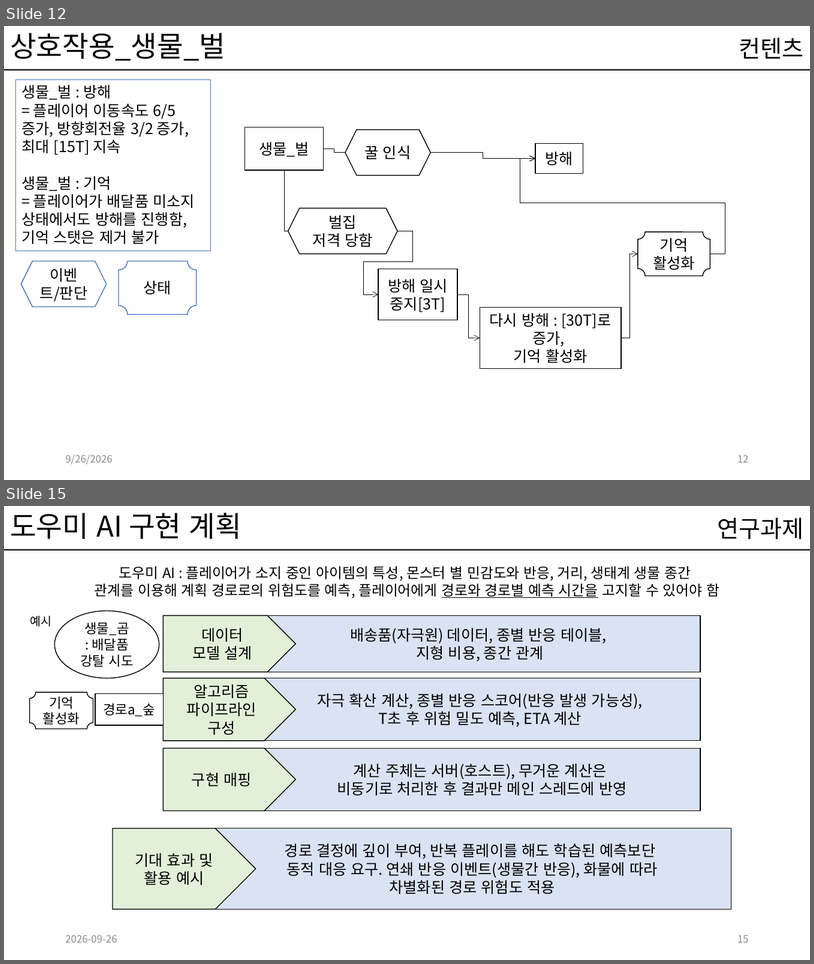
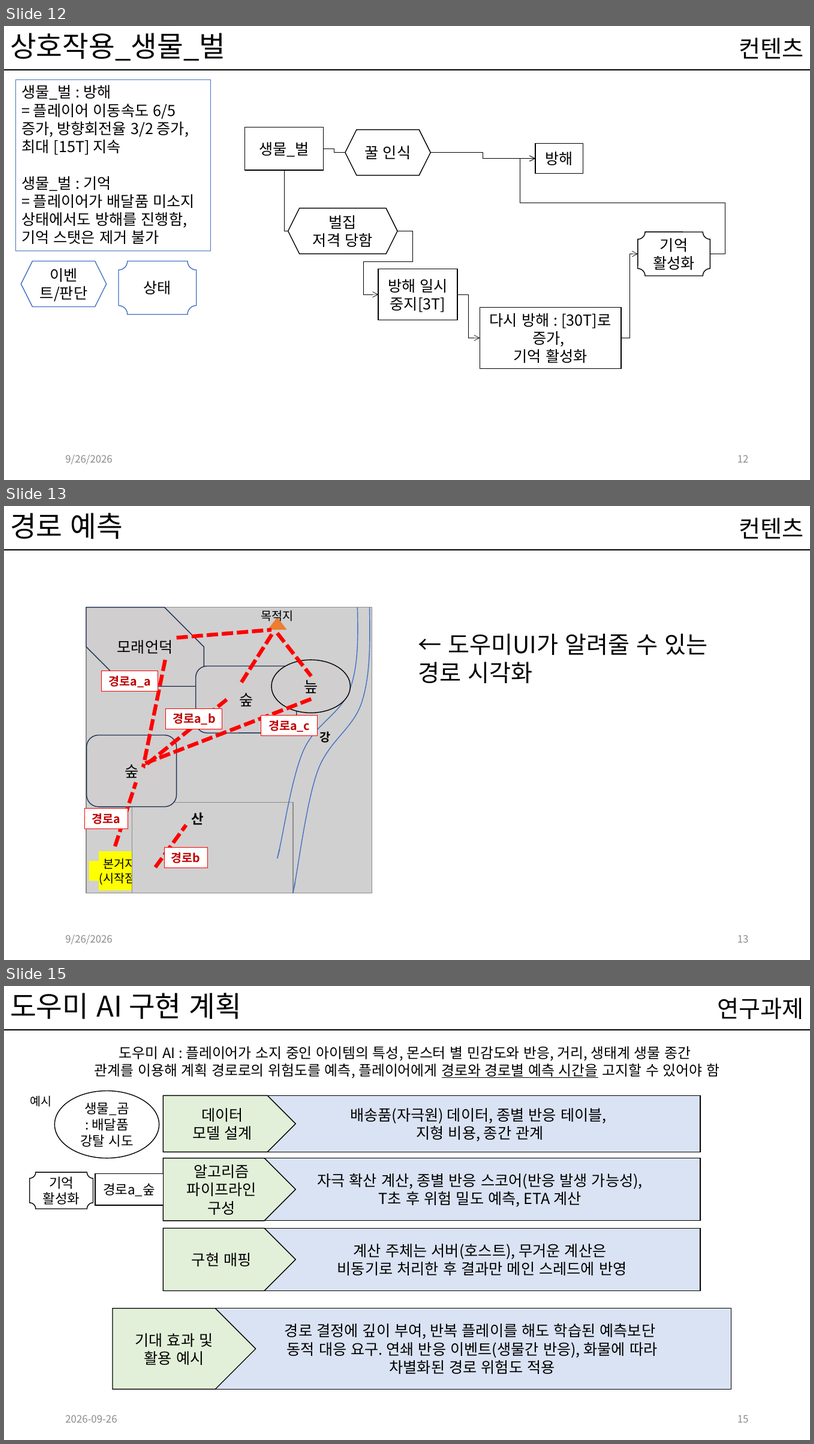
Before and after one commit to kwakyerin/2026_Graduation_Project, a slide deck: documents/HyunahKwon/design/designing/for_teammates/프로토타입_기획.pptx. Shown one above the other, each under a label of ours: slides 12 and 15 before the commit, slides 12, 13 and 15 after it; the slides between them are not shown. The pictures are 814x964 and 814x1444 pixels, drawn with LibreOffice and Linux fonts; fonts in the diff are those of the drawing; grey boxes stand for pictures. Boxes give left, top, right and bottom in pixels: in the first picture for what was removed or moved away, otherwise in the second. Text is boxed around its words. In the diff, an @@ line names an element or a change of style, - is before the commit and + after.

Commit message:
용어 정리, 플로우 가독성 향상, 재작성, 경로 표시

```diff
--- a/documents/HyunahKwon/design/designing/for_teammates/프로토타입_기획.pptx
+++ b/documents/HyunahKwon/design/designing/for_teammates/프로토타입_기획.pptx
@@ slide 13 added at (4,506,810,960), background #FFFFFF; not listed: 1 template element that a slide beside it also shows @@
@@ title added at (10,513,123,539), 34 pt, text #000000 @@
+경로 예측
@@ text added at (740,517,804,539), 28 pt, text #000000 @@
+컨텐츠
@@ picture added at (86,607,372,892) @@
@@ snip diag rect added at (86,607,204,686), fill #D0CECE, outline #1E3256 1 pt, 18 pt, text #000000 @@
+모래언덕
@@ text added at (261,610,294,624), 14 pt, text #000000 @@
+목적지
@@ freeform shape added at (278,607,358,859), outline #4472C4 1 pt @@
@@ freeform shape added at (293,607,370,893), outline #4472C4 1 pt @@
@@ line added from (176, 638) to (272, 630), #FF0000 4.5 pt dashed @@
@@ triangle added at (268,618,287,630), fill #ED7D31 @@
@@ line added from (272, 634) to (241, 683), #FF0000 4.5 pt dashed @@
@@ line added from (278, 633) to (311, 676), #FF0000 4.5 pt dashed @@
@@ text added at (418,633,708,683), 28 pt, text #000000 @@
+← 도우미UI가 알려줄 수 있는 경로 시각화
@@ line added from (165, 660) to (143, 767), #FF0000 4.5 pt dashed @@
@@ rounded rectangle added at (196,666,297,733), fill #D0CECE, outline #1E3256 1 pt, 18 pt, text #000000 @@
+숲
@@ ellipse added at (272,660,350,713), fill #D0CECE, outline #000000 1 pt, 18 pt, text #000000 @@
+늪
@@ rectangle added at (102,671,158,692), fill #FFFFFF, outline #FF0000 0.75 pt, 14 pt, text #C00000, bold @@
+경로a_a
@@ line added from (227, 700) to (143, 767), #FF0000 4.5 pt dashed @@
@@ line added from (311, 699) to (143, 764), #FF0000 4.5 pt dashed @@
@@ rectangle added at (166,709,222,729), fill #FFFFFF, outline #FF0000 0.75 pt, 14 pt, text #C00000, bold @@
+경로a_b
@@ rectangle added at (261,715,317,736), fill #FFFFFF, outline #FF0000 0.75 pt, 14 pt, text #C00000, bold @@
+경로a_c
@@ rounded rectangle added at (87,735,177,806), fill #D0CECE, outline #1E3256 1 pt, 18 pt, text #000000 @@
+숲
@@ text added at (320,731,331,742), 14 pt, text #000000, bold @@
+강
@@ line added from (116, 846) to (136, 783), #FF0000 4.5 pt dashed @@
@@ rectangle added at (85,808,128,829), fill #FFFFFF, outline #FF0000 0.75 pt, 14 pt, text #C00000, bold @@
+경로a
@@ picture added at (132,802,293,892) @@
@@ line added from (155, 867) to (186, 825), #FF0000 4.5 pt dashed @@
@@ text added at (192,812,204,825), 16 pt, text #000000, bold @@
+산
@@ rectangle added at (164,847,207,868), fill #FFFFFF, outline #FF0000 0.75 pt, 14 pt, text #C00000, bold @@
+경로b
@@ plus added at (89,851,150,890), fill #FFFF00, 14 pt, text #000000 @@
+본거지
+(시작점)
@@ text added at (65,934,112,944), 12 pt, text #8C8C8C @@
+9/26/2026
@@ page number added at (738,934,749,942), 12 pt, text #8C8C8C @@
+13
```
Also in this commit, not shown: 4 slides changed, 1 other file.
